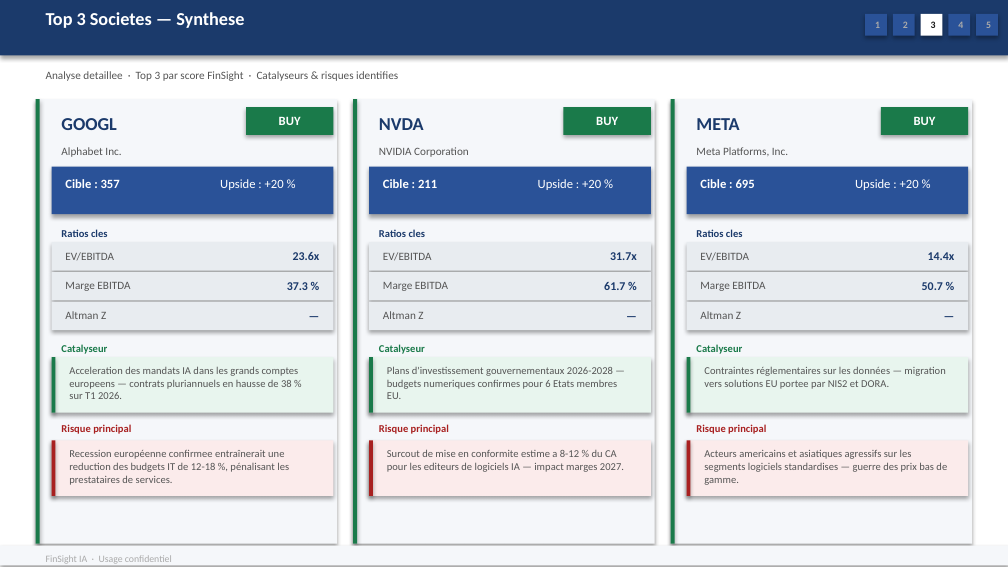
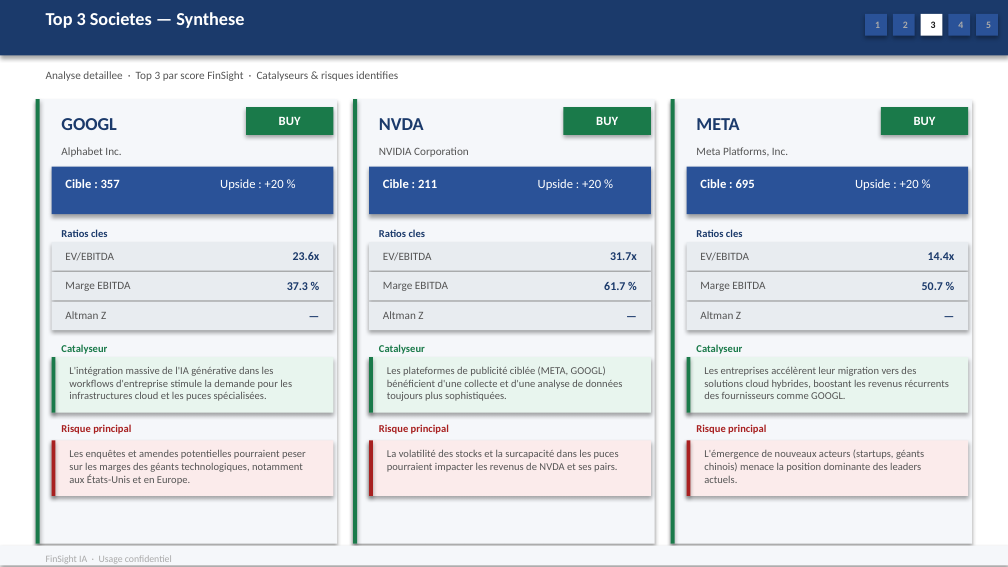
Before and after one commit to baptistejeh07-art/finsight-ia, a slide deck: slide 13 of preview/secteur_Technology_S&P_500/secteur_Technology_S&P_500.pptx. Drawn at 1008x567 pixels with LibreOffice and Linux fonts; fonts in the diff are those of the drawing. Boxes give left, top, right and bottom in pixels: in the first picture for what was removed or moved away, otherwise in the second. Text is boxed around its words. In the diff, an @@ line names an element or a change of style, - is before the commit and + after.

```diff
--- a/preview/secteur_Technology_S&P_500/secteur_Technology_S&P_500.pptx
+++ b/preview/secteur_Technology_S&P_500/secteur_Technology_S&P_500.pptx
@@ text at (x1=69, y1=366, x2=292, y2=401): text changed @@
-Acceleration des mandats IA dans les grands comptes europeens — contrats pluriannuels en hausse de 38 % sur T1 2026.
+L'intégration massive de l'IA générative dans les workflows d'entreprise stimule la demande pour les infrastructures cloud et les puces spécialisées.
@@ text at (x1=387, y1=366, x2=623, y2=401): text changed @@
-Plans d'investissement gouvernementaux 2026-2028 — budgets numeriques confirmes pour 6 Etats membres EU.
+Les plateformes de publicité ciblée (META, GOOGL) bénéficient d'une collecte et d'une analyse de données toujours plus sophistiquées.
@@ text at (x1=704, y1=366, x2=949, y2=399): text changed @@
-Contraintes réglementaires sur les données — migration vers solutions EU portee par NIS2 et DORA.
+Les entreprises accélèrent leur migration vers des solutions cloud hybrides, boostant les revenus récurrents des fournisseurs comme GOOGL.
@@ text at (x1=69, y1=449, x2=306, y2=485): text changed @@
-Recession européenne confirmee entraînerait une reduction des budgets IT de 12-18 %, pénalisant les prestataires de services.
+Les enquêtes et amendes potentielles pourraient peser sur les marges des géants technologiques, notamment aux États-Unis et en Europe.
@@ text at (x1=387, y1=449, x2=619, y2=472): text changed @@
-Surcout de mise en conformite estime a 8-12 % du CA pour les editeurs de logiciels IA — impact marges 2027.
+La volatilité des stocks et la surcapacité dans les puces pourraient impacter les revenus de NVDA et ses pairs.
@@ text at (x1=704, y1=450, x2=924, y2=483): text changed @@
-Acteurs americains et asiatiques agressifs sur les segments logiciels standardises — guerre des prix bas de gamme.
+L'émergence de nouveaux acteurs (startups, géants chinois) menace la position dominante des leaders actuels.
```
Also in this commit, not shown: 5 other slides changed, 2 other files.
